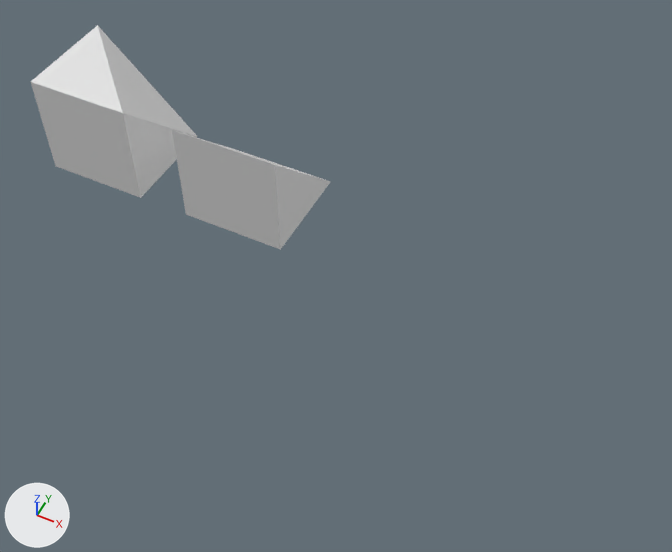
The Blender file Trees/Assets/Models/Shapes/Shapes.blend, before and after one commit.
Before and after are seen from a camera (50 mm lens) standing at (7.49, -10.83, 11.73) and looking at (2.87, -1.58, 0.18). The axes (+X, +Y, +Z) are drawn at lower left. The lights are the same throughout. The first picture is the older version.

Names of what the first picture shows: 'CubeHalfSlope', 'CubeInnerSlope'.
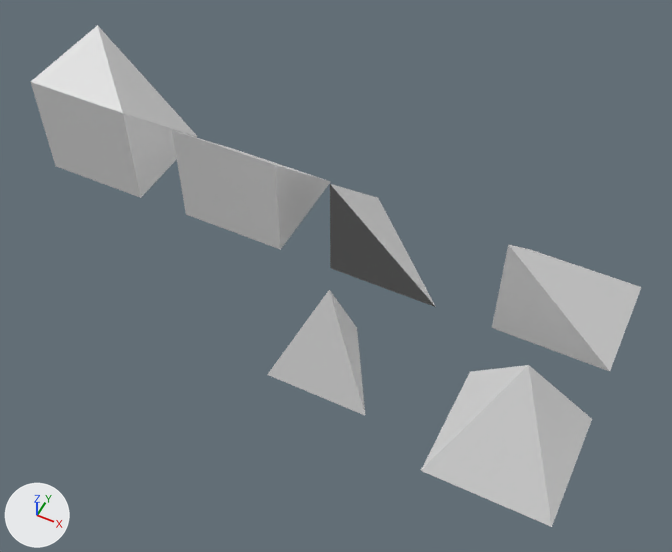
Changed parts and their boxes [x1, y1, x2, y2] in the pictures (672 x 552 px):
'SquarePyramid', added: after [421, 365, 592, 527]
'CubeIntersectionBevel', added: after [492, 245, 641, 371]
'CubeCenterBevel', added: after [330, 184, 436, 307]
'TriangularPyramid', added: after [267, 290, 365, 415]

The change, as a diff of the scene's bpy script:
```diff
--- a/Trees/Assets/Models/Shapes/Shapes.blend.py
+++ b/Trees/Assets/Models/Shapes/Shapes.blend.py
@@ me_cube_004 @@
+me_cube_004.from_pydata([(0.0, 1.0, -1.0), (-0.87, -0.5, -1.0), (0.87, -0.5, -1.0), (0.0, 0.0, 1.0)], [], [(1, 2, 0), (0, 2, 3), (2, 1, 3), (1, 0, 3)])
@@ me_cube_003 @@
+me_cube_003.from_pydata([(-1.0, -1.0, -1.0), (0.0, 0.0, 1.0), (-1.0, 1.0, -1.0), (1.0, -1.0, -1.0), (1.0, 1.0, -1.0)], [], [(0, 1, 2), (2, 1, 4), (3, 0, 1), (2, 4, 3, 0), (3, 4, 1)])
@@ me_cube_002 @@
+me_cube_002.from_pydata([(-1.0, -1.0, -1.0), (-1.0, -1.0, 1.0), (-1.0, 1.0, -1.0), (1.0, -1.0, -1.0), (1.0, 1.0, -1.0)], [], [(0, 1, 2), (2, 1, 4), (3, 0, 1), (2, 4, 3, 0), (3, 4, 1)])
@@ me_cube_001 @@
+me_cube_001.from_pydata([(-1.0, -1.0, -1.0), (-1.0, -1.0, 1.0), (-1.0, 1.0, -1.0), (1.0, -1.0, -1.0)], [], [(0, 1, 2), (3, 0, 2, 1), (3, 0, 1), (3, 2, 0), (3, 1, 2)])
@@ ob_triangularpyramid @@
+ob_triangularpyramid = bpy.data.objects.new('TriangularPyramid', me_cube_004)
+ob_triangularpyramid.location = (3.47, -3.0, 0.61)
@@ ob_squarepyramid @@
+ob_squarepyramid = bpy.data.objects.new('SquarePyramid', me_cube_003)
+ob_squarepyramid.location = (6.47, -3.0, 0.61)
@@ ob_cubeintersectionbevel @@
+ob_cubeintersectionbevel = bpy.data.objects.new('CubeIntersectionBevel', me_cube_002)
+ob_cubeintersectionbevel.location = (6.47, 0.0, 0.61)
@@ ob_cubecenterbevel @@
+ob_cubecenterbevel = bpy.data.objects.new('CubeCenterBevel', me_cube_001)
+ob_cubecenterbevel.location = (3.47, 0.0, 0.61)
```
